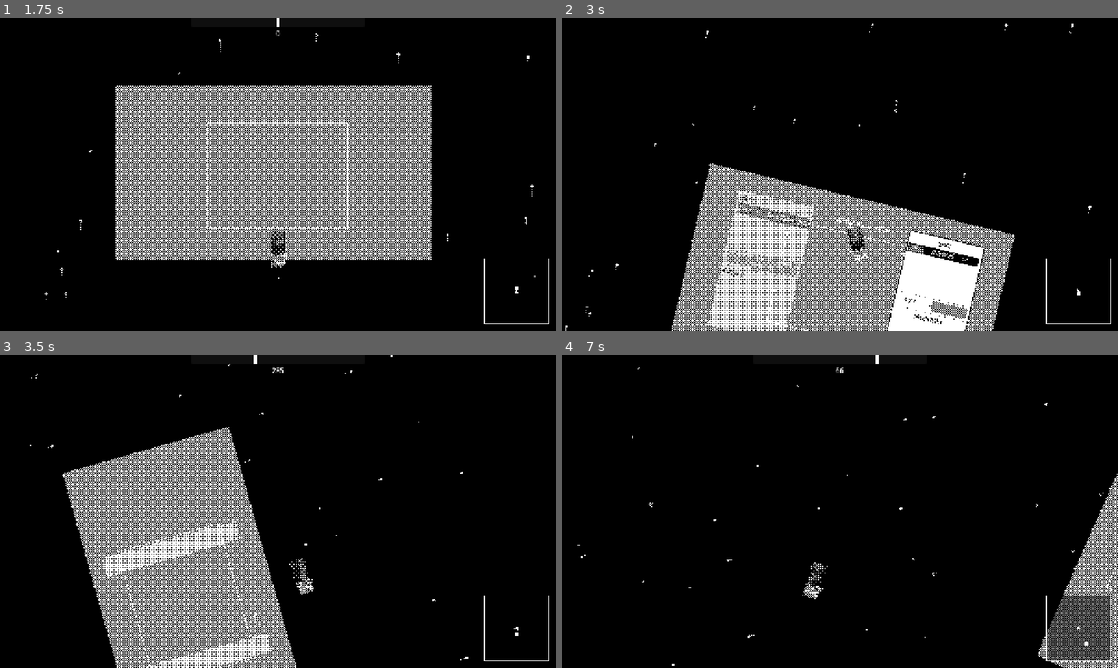
Above: before the commit, frames 1-4 (two rows, left to right).
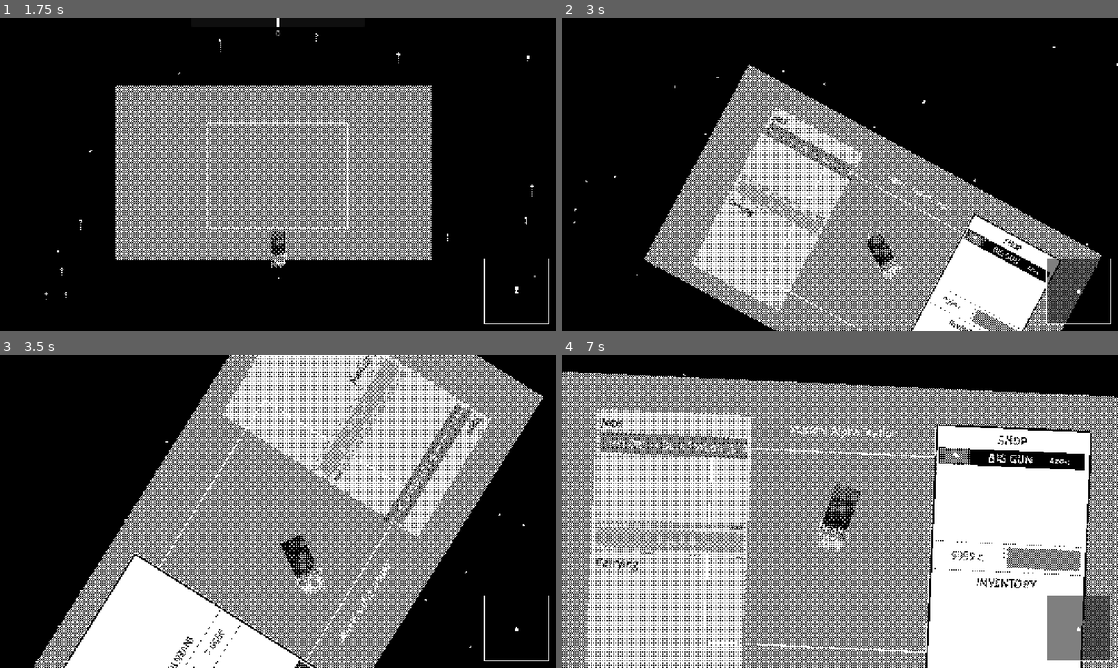
Above: after the commit, the same moments.

Repository: liamfmoran/1-bit-jam
Game: Godot game, scene res://scenes/main.tscn
Same seed, same stepped clock (60 frames per second), same inputs: the game is played once before the commit and once after it. The engine's default icon, where the game draws it, is replaced by a stand-in: a white triangle on a blue panel in a dark square.
Inputs:
- Up to frame 1 (1.75 s): tap Enter at 0.5 s; hold W (thrust_forward) from 0.53 s (still down)
- Up to frame 2 (3 s): release W (thrust_forward) at 2.03 s; hold A (turn_left) from 2.03 s (still down)
- Up to frame 3 (3.5 s): keep holding A (turn_left)
- Up to frame 4 (7 s): release A (turn_left) at 3.53 s; hold E (brake) 3.53-4.28 s; hold D (turn_right) 4.28-5.03 s; hold W (thrust_forward) 5.03-5.78 s; hold D (turn_right) from 5.78 s (still down)

Frame 1 is identical in both runs. In frame 2, 16% of the frame differs, in the area x 0-100%, y 1-100%; in frame 3, 32%; in frame 4, 60%, in the area x 0-100%, y 0-100%.

Commit message:
Fix freeze set during physics flush in dock body_entered

Diff:
--- a/scenes/world/dock.gd
+++ b/scenes/world/dock.gd
@@ -35,13 +35,13 @@
 		return
 	_docked_ship = body
 
-	body.freeze = true
+	body.set_deferred("freeze", true)
 	var tween_pos : Tween = create_tween().set_ease(Tween.EASE_OUT).set_trans(Tween.TRANS_LINEAR)
 	tween_pos.tween_property(body, "global_position", detection_zone.global_position, 1.0)
 	var tween_rot : Tween = create_tween().set_ease(Tween.EASE_IN_OUT).set_trans(Tween.TRANS_LINEAR)
 	tween_rot.tween_property(body, "global_rotation", detection_zone.global_rotation, 1.0)
 	tween_pos.finished.connect(func():
-		body.freeze = false
+		body.set_deferred("freeze", false)
 		if _station:
 			GameState.complete_delivery(_station.id)
 		GameState.dock()
